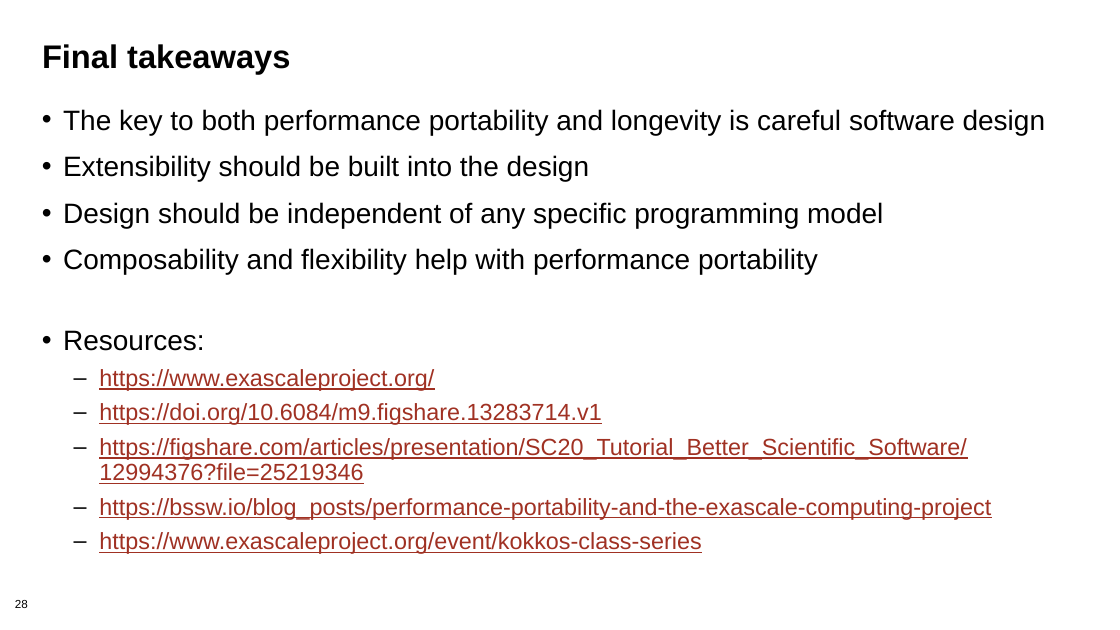
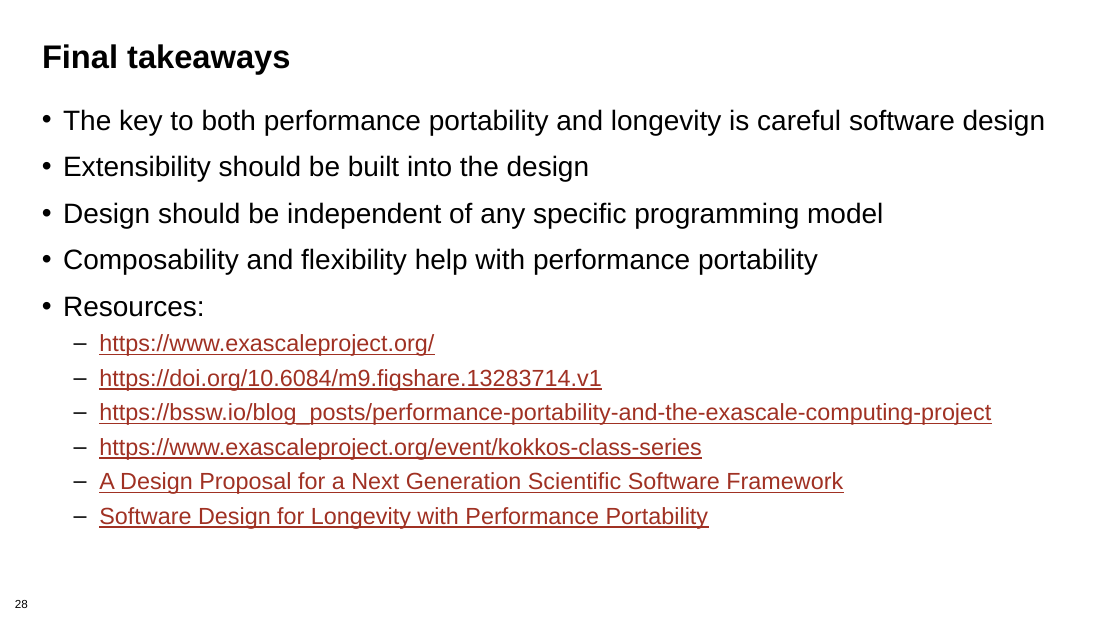
Before and after one commit to bssw-tutorial/presentations, a slide deck: slide 28 of design.pptx. Drawn at 1120x630 pixels with LibreOffice and Linux fonts; fonts in the diff are those of the drawing; background and template pictures are left out. Boxes give left, top, right and bottom in pixels: in the first picture for what was removed or moved away, otherwise in the second. Text is boxed around its words. In the diff, an @@ line names an element or a change of style, - is before the commit and + after.

```diff
--- a/design.pptx
+++ b/design.pptx
@@ text at (99,438,967,484): paragraph removed @@
-  – https://figshare.com/articles/presentation/SC20_Tutorial_Better_Scientific_Software/12994376?file=25219346
@@ text at (99,472,843,529): paragraphs added @@
+  – A Design Proposal for a Next Generation Scientific Software Framework
+  – Software Design for Longevity with Performance Portability
```
Also in this commit, not shown: 1 other slide changed, 3 other files.
